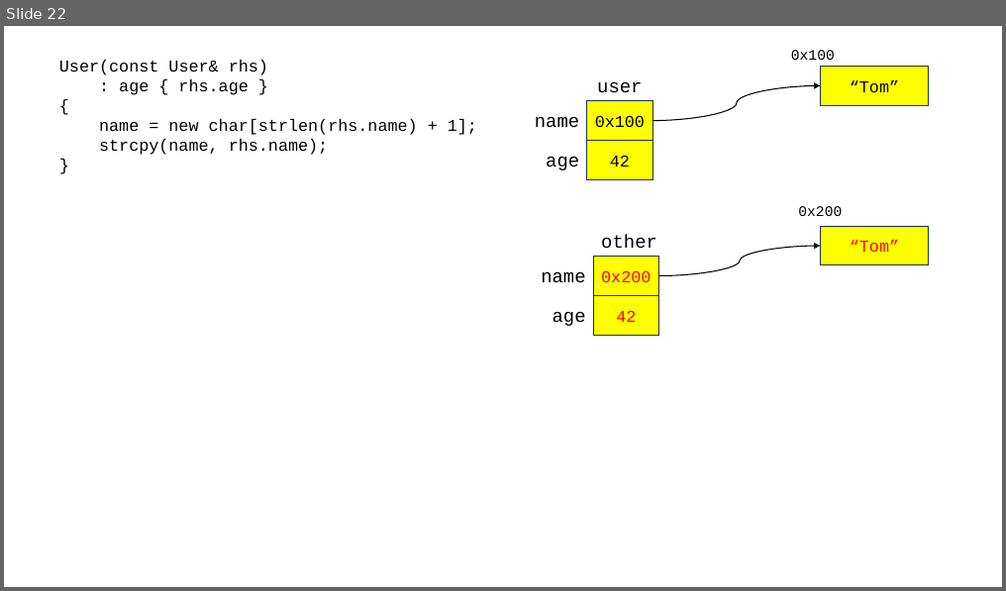
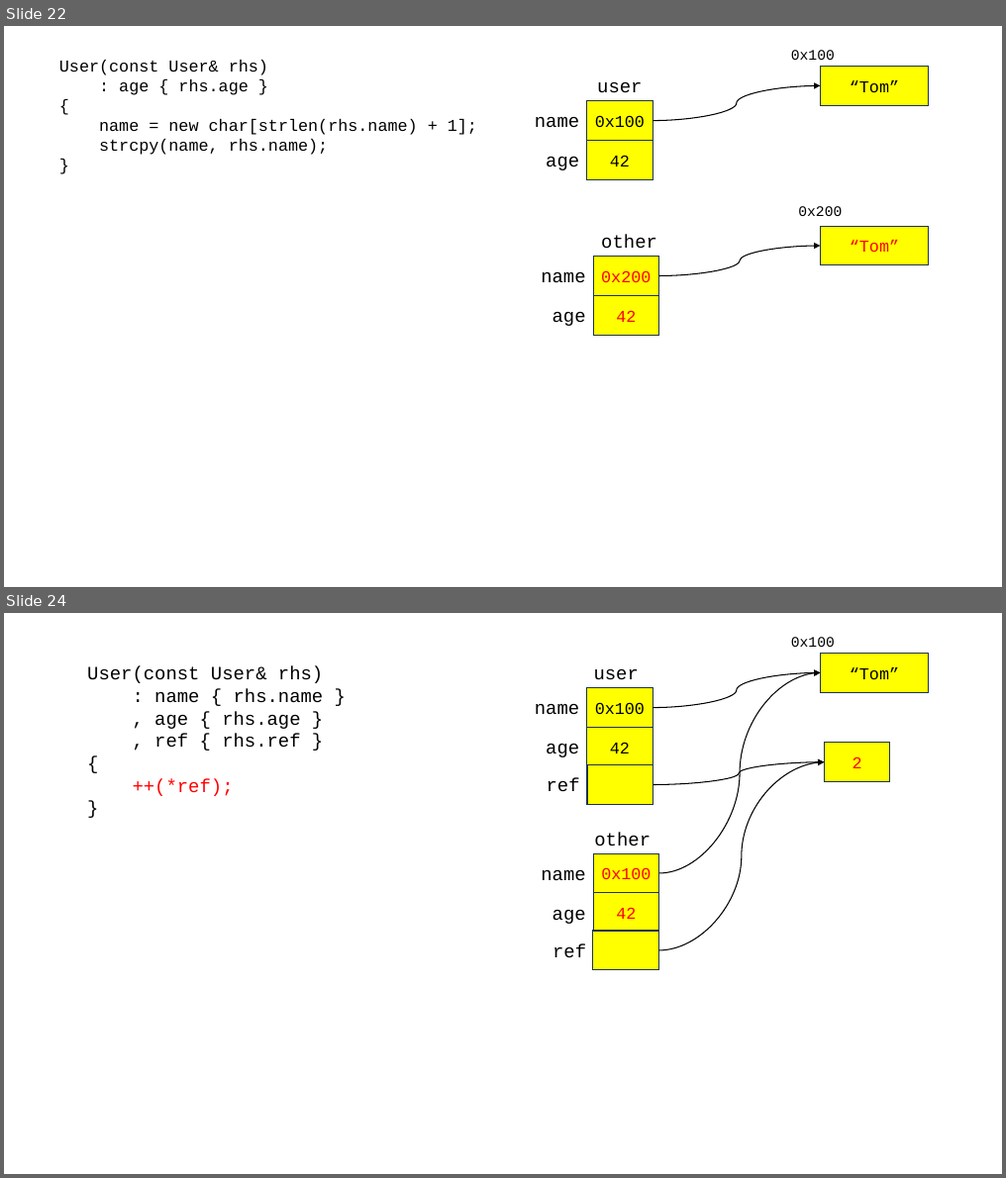
Before and after one commit to rlaxodnd98/SWIP77, a slide deck: cpp_230824.pptx. Shown one above the other, each under a label of ours: slide 22 before the commit, slides 22 and 24 after it; the slides between them are not shown. The pictures are 1006x591 and 1006x1178 pixels, drawn with LibreOffice and Linux fonts; fonts in the diff are those of the drawing. Boxes give left, top, right and bottom in pixels: in the first picture for what was removed or moved away, otherwise in the second. Text is boxed around its words. In the diff, an @@ line names an element or a change of style, - is before the commit and + after.

```diff
--- a/cpp_230824.pptx
+++ b/cpp_230824.pptx
@@ slide 24 added at [4, 613, 1002, 1174], background #FFFFFF @@
@@ text added at [791, 637, 835, 647], 14 pt, text #000000 @@
+0x100
@@ text added at [87, 666, 324, 796], 18 pt, text #000000 @@
+User(const User& rhs)
+: name { rhs.name }
+, age { rhs.age }
+, ref { rhs.ref }
+{
+++(*ref);
+}
@@ text added at [594, 669, 639, 680], 18 pt, text #000000 @@
+user
@@ rectangle added at [821, 654, 929, 693], fill #FFFF00, outline #1E3256 1 pt, 16 pt, text #000000 @@
+“Tom”
@@ rectangle added at [587, 688, 653, 728], fill #FFFF00, outline #1E3256 1 pt, 16 pt, text #000000 @@
+0x100
@@ curved arrow added from (653, 707) to (821, 672), #000000 1 pt @@
@@ curved arrow added from (659, 873) to (821, 672), #000000 1 pt @@
@@ text added at [535, 704, 579, 715], 18 pt, text #000000 @@
+name
@@ rectangle added at [587, 728, 653, 767], fill #FFFF00, outline #1E3256 1 pt, 16 pt, text #000000 @@
+42
@@ text added at [546, 744, 579, 758], 18 pt, text #000000 @@
+age
@@ rectangle added at [825, 743, 890, 782], fill #FFFF00, outline #1E3256 1 pt, 16 pt, text #FF0000 @@
+2
@@ text added at [547, 778, 580, 792], 18 pt, text #000000 @@
+ref
@@ rectangle added at [587, 765, 653, 805], fill #FFFF00, outline #1E3256 1 pt @@
@@ curved arrow added from (653, 785) to (825, 761), #000000 1 pt @@
@@ curved arrow added from (659, 951) to (825, 761), #000000 1 pt @@
@@ text added at [594, 832, 650, 846], 18 pt, text #000000 @@
+other
@@ text added at [541, 870, 585, 880], 18 pt, text #000000 @@
+name
@@ rectangle added at [593, 854, 659, 894], fill #FFFF00, outline #1E3256 1 pt, 16 pt, text #FF0000 @@
+0x100
@@ rectangle added at [593, 893, 659, 933], fill #FFFF00, outline #1E3256 1 pt, 16 pt, text #FF0000 @@
+42
@@ text added at [552, 910, 586, 924], 18 pt, text #000000 @@
+age
@@ rectangle added at [593, 931, 659, 970], fill #FFFF00, outline #1E3256 1 pt @@
@@ text added at [552, 945, 586, 958], 18 pt, text #000000 @@
+ref
```
Also in this commit, not shown: 5 other slides added, 1 other file.
